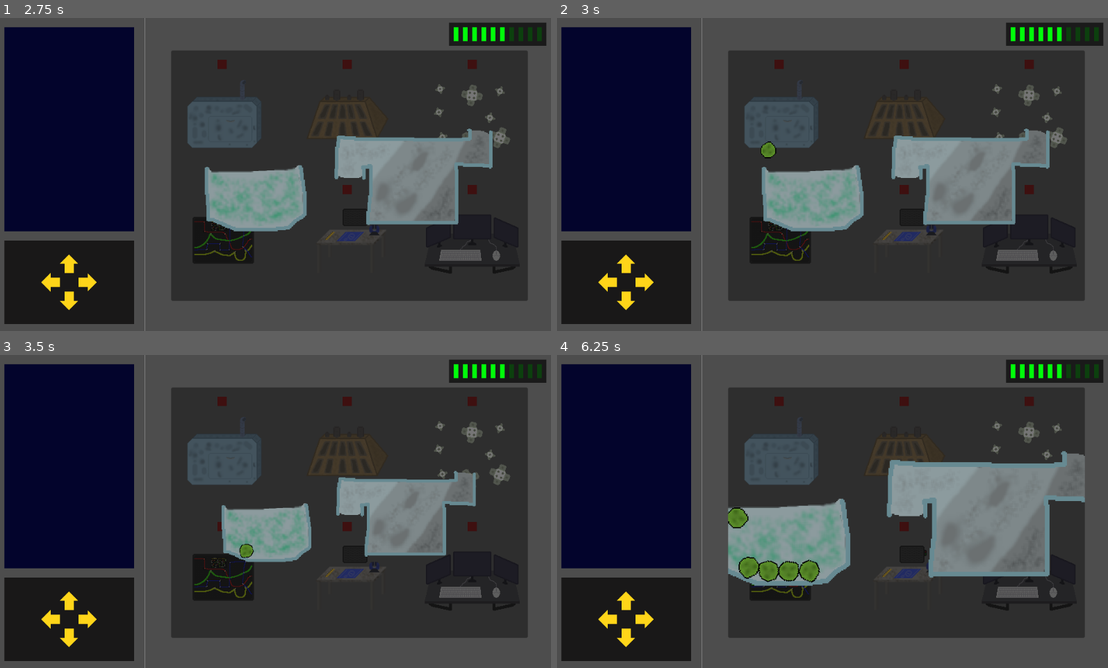
Above: before the commit, frames 1-4 (two rows, left to right).
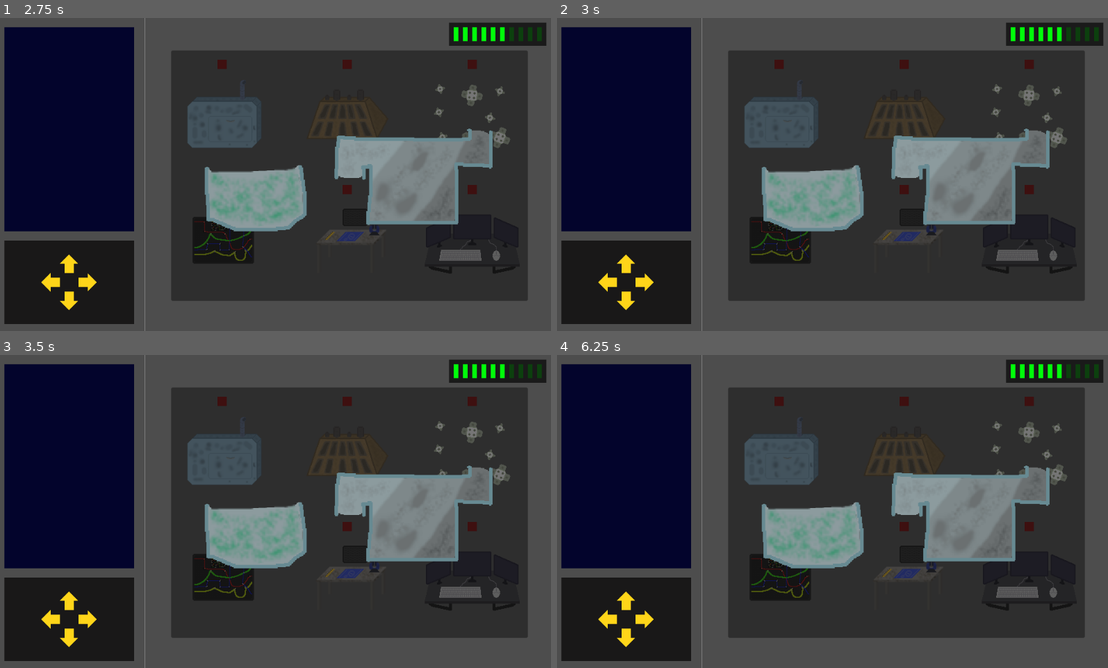
Above: after the commit, the same moments.

Repository: kedalovo/-SG-Spaceship-Management
Game: Godot game, scene res://Game Scene/Game.tscn
Same seed, same stepped clock (60 frames per second), same inputs: the game is played once before the commit and once after it.
Inputs (mouse positions are in pixels of both pictures, inside the frame that each line leads up to):
- Up to frame 1 (2.75 s): click (220, 115) at 0.52 s; click (220, 115) at 1.27 s; click (220, 115) at 2.02 s
- Up to frame 2 (3 s): tap Enter at 2.75 s; move the mouse to (953, 158) at 2.77 s; hold ` (test) from 2.78 s (still down); click (953, 158) at 2.92 s
- Up to frame 3 (3.5 s): keep holding ` (test); tap Space (test1) at 3.05 s
- Up to frame 4 (6.25 s): move the mouse to (804, 552) at 3.52 s; release ` (test) at 3.53 s; tap Space (test1) at 3.6, 4.55, 5.1, 6.05 s; click (804, 552) at 3.67 s; tap ` (test) at 3.8, 5.3 s; move the mouse to (766, 517) at 4.27 s; hold ` (test) 4.28-5.03 s; click (766, 517) at 4.42 s; move the mouse to (777, 561) at 5.02 s; click (777, 561) at 5.17 s; move the mouse to (815, 514) at 5.77 s; hold ` (test) from 5.78 s (still down); click (815, 514) at 5.92 s

Frame 1 is identical in both runs. In frame 2, 0.1% of the frame differs, in the area x 36-40%, y 39-45%; in frame 3, 4.0%; in frame 4, 9.2%, in the area x 31-96%, y 30-74%.

Commit message:
Managed to fix all problems with the viewports. Animation now works properly, interaction with systems is working as intended initially.

Diff:
--- a/Game Scene/Game.tscn
+++ b/Game Scene/Game.tscn
@@ -336,12 +336,12 @@
 offset_bottom = 488.0
 
 [node name="SubViewportContainer" type="SubViewportContainer" parent="."]
+visible = false
 offset_left = 304.0
 offset_top = 56.0
 offset_right = 920.0
 offset_bottom = 488.0
 focus_mode = 0
-mouse_filter = 2
 
 [node name="SubViewport" type="SubViewport" parent="SubViewportContainer"]
 transparent_bg = true
@@ -351,7 +351,7 @@
 physics_object_picking_sort = true
 physics_object_picking_first_only = true
 size = Vector2i(616, 432)
-render_target_update_mode = 4
+render_target_update_mode = 0
 
 [node name="Life Support System" parent="SubViewportContainer/SubViewport" instance=ExtResource("15_8do5x")]
 visible = false
@@ -401,3 +401,9 @@
 [connection signal="mouse_exited" from="Systems Sprites/ComputerSprite/Button" to="Systems Sprites/ComputerSprite" method="_on_button_mouse_exited"]
 [connection signal="pressed" from="Systems Sprites/ComputerSprite/Button" to="Systems Sprites/ComputerSprite" method="_on_button_pressed"]
 [connection signal="gui_input" from="System Container" to="." method="_on_system_container_gui_input"]
+[connection signal="finished_animation" from="SubViewportContainer/SubViewport/Life Support System" to="." method="_on_system_animation_finished"]
+[connection signal="finished_animation" from="SubViewportContainer/SubViewport/Engines System" to="." method="_on_system_animation_finished"]
+[connection signal="finished_animation" from="SubViewportContainer/SubViewport/Hull System" to="." method="_on_system_animation_finished"]
+[connection signal="finished_animation" from="SubViewportContainer/SubViewport/Electrical System" to="." method="_on_system_animation_finished"]
+[connection signal="finished_animation" from="SubViewportContainer/SubViewport/External System" to="." method="_on_system_animation_finished"]
+[connection signal="finished_animation" from="SubViewportContainer/SubViewport/Computer System" to="." method="_on_system_animation_finished"]
--- a/Game Scene/game.gd
+++ b/Game Scene/game.gd
@@ -2,13 +2,14 @@
 
 
 @onready var life_support_system: system = $"SubViewportContainer/SubViewport/Life Support System"
-@onready var engines_system: engines = $"SubViewportContainer/SubViewport/Engines System"
+@onready var engines_system: system = $"SubViewportContainer/SubViewport/Engines System"
 @onready var hull_system: system = $"SubViewportContainer/SubViewport/Hull System"
 @onready var electrical_system: system = $"SubViewportContainer/SubViewport/Electrical System"
 @onready var external_system: system = $"SubViewportContainer/SubViewport/External System"
 @onready var computer_system: system = $"SubViewportContainer/SubViewport/Computer System"
 
 @onready var system_container: Control = $"System Container"
+@onready var sub_viewport_container: SubViewportContainer = $SubViewportContainer
 
 @onready var systems: Array[system] = [
 	life_support_system, engines_system, hull_system,
@@ -20,11 +21,11 @@
 
 
 func _input(event: InputEvent) -> void:
-	if event.is_action_pressed("esc"):
+	if event.is_action_pressed(&"esc"):
 		get_tree().quit()
-	if event.is_action_pressed("test1"):
-		external_system._damage(2, game_manager.damage_types.PHYSICAL)
-	if event.is_action_pressed("test"):
+	if event.is_action_pressed(&"test1"):
+		pass
+	if event.is_action_pressed(&"test"):
 		pass
 
 
@@ -34,11 +35,17 @@
 		current_system_idx = system_index
 		GameManager.is_in_system = true
 		system_container.show()
+		sub_viewport_container.show()
 
 
 func _on_system_container_gui_input(event: InputEvent) -> void:
 	if event is InputEventMouseButton and event.is_pressed() and Input.is_mouse_button_pressed(MOUSE_BUTTON_LEFT) and GameManager.is_in_system:
 		systems[current_system_idx].close()
-		system_container.hide()
 		GameManager.is_in_system = false
 		current_system_idx = -1
+
+
+func _on_system_animation_finished(is_open: bool) -> void:
+	if !is_open:
+		system_container.hide()
+		sub_viewport_container.hide()
--- a/Systems/Computer/computer_system.tscn
+++ b/Systems/Computer/computer_system.tscn
@@ -1,15 +1,85 @@
-[gd_scene load_steps=4 format=3 uid="uid://cn0fv0fedt2ig"]
+[gd_scene load_steps=7 format=3 uid="uid://cn0fv0fedt2ig"]
 
 [ext_resource type="Script" path="res://Systems/Computer/computer_system.gd" id="1_3i7g7"]
 [ext_resource type="Texture2D" uid="uid://c2wnmae3lkpre" path="res://Systems/Computer/Assets/Computer outside.png" id="2_4nu0v"]
 [ext_resource type="Theme" uid="uid://deues2s64t2hh" path="res://Systems/Computer/Assets/Theme/computer_theme.tres" id="3_wrsqg"]
 
+[sub_resource type="Animation" id="Animation_462qr"]
+resource_name = "open"
+length = 0.3
+tracks/0/type = "bezier"
+tracks/0/imported = false
+tracks/0/enabled = true
+tracks/0/path = NodePath("Camera2D:zoom:x")
+tracks/0/interp = 1
+tracks/0/loop_wrap = true
+tracks/0/keys = {
+"handle_modes": PackedInt32Array(0, 0),
+"points": PackedFloat32Array(2, -0.15, 0, 0.15, 0, 2.5, -0.15, 0, 0.15, 0),
+"times": PackedFloat32Array(0, 0.3)
+}
+tracks/1/type = "bezier"
+tracks/1/imported = false
+tracks/1/enabled = true
+tracks/1/path = NodePath("Camera2D:zoom:y")
+tracks/1/interp = 1
+tracks/1/loop_wrap = true
+tracks/1/keys = {
+"handle_modes": PackedInt32Array(0, 0),
+"points": PackedFloat32Array(2, -0.15, 0, 0.15, 0, 2.5, -0.15, 0, 0.15, 0),
+"times": PackedFloat32Array(0, 0.3)
+}
+tracks/2/type = "method"
+tracks/2/imported = false
+tracks/2/enabled = true
+tracks/2/path = NodePath("Camera2D")
+tracks/2/interp = 1
+tracks/2/loop_wrap = true
+tracks/2/keys = {
+"times": PackedFloat32Array(0),
+"transitions": PackedFloat32Array(1),
+"values": [{
+"args": [],
+"method": &"make_current"
+}]
+}
+
+[sub_resource type="Animation" id="Animation_ygv70"]
+length = 0.001
+tracks/0/type = "bezier"
+tracks/0/imported = false
+tracks/0/enabled = true
+tracks/0/path = NodePath("Camera2D:zoom:x")
+tracks/0/interp = 1
+tracks/0/loop_wrap = true
+tracks/0/keys = {
+"handle_modes": PackedInt32Array(0),
+"points": PackedFloat32Array(1.5, -0.15, 0, 0.15, 0),
+"times": PackedFloat32Array(0)
+}
+tracks/1/type = "bezier"
+tracks/1/imported = false
+tracks/1/enabled = true
+tracks/1/path = NodePath("Camera2D:zoom:y")
+tracks/1/interp = 1
+tracks/1/loop_wrap = true
+tracks/1/keys = {
+"handle_modes": PackedInt32Array(0),
+"points": PackedFloat32Array(1.5, -0.15, 0, 0.15, 0),
+"times": PackedFloat32Array(0)
+}
+
+[sub_resource type="AnimationLibrary" id="AnimationLibrary_8uvjj"]
+_data = {
+"RESET": SubResource("Animation_ygv70"),
+"open": SubResource("Animation_462qr")
+}
+
 [node name="Computer System" type="Node2D"]
 script = ExtResource("1_3i7g7")
 
 [node name="Camera2D" type="Camera2D" parent="."]
-enabled = false
-zoom = Vector2(1.75, 1.75)
+zoom = Vector2(1.5, 1.5)
 
 [node name="Sprite" type="Sprite2D" parent="."]
 texture = ExtResource("2_4nu0v")
@@ -103,3 +173,8 @@
 visible = false
 custom_minimum_size = Vector2(74, 12)
 layout_mode = 2
+
+[node name="Animator" type="AnimationPlayer" parent="."]
+libraries = {
+"": SubResource("AnimationLibrary_8uvjj")
+}
--- a/Systems/Electrical/electrical_system.tscn
+++ b/Systems/Electrical/electrical_system.tscn
@@ -1,14 +1,84 @@
-[gd_scene load_steps=3 format=3 uid="uid://ccemslh3u213h"]
+[gd_scene load_steps=6 format=3 uid="uid://ccemslh3u213h"]
 
 [ext_resource type="Texture2D" uid="uid://cckr30qae6unt" path="res://Systems/Electrical/Assets/Electrical Outside.png" id="1_cdce4"]
 [ext_resource type="Script" path="res://Systems/Electrical/electrical_system.gd" id="1_qh678"]
+
+[sub_resource type="Animation" id="Animation_osxux"]
+resource_name = "open"
+length = 0.3
+tracks/0/type = "bezier"
+tracks/0/imported = false
+tracks/0/enabled = true
+tracks/0/path = NodePath("Camera2D:zoom:x")
+tracks/0/interp = 1
+tracks/0/loop_wrap = true
+tracks/0/keys = {
+"handle_modes": PackedInt32Array(0, 0),
+"points": PackedFloat32Array(2, -0.15, 0, 0.15, 0, 2.5, -0.15, 0, 0.15, 0),
+"times": PackedFloat32Array(0, 0.3)
+}
+tracks/1/type = "bezier"
+tracks/1/imported = false
+tracks/1/enabled = true
+tracks/1/path = NodePath("Camera2D:zoom:y")
+tracks/1/interp = 1
+tracks/1/loop_wrap = true
+tracks/1/keys = {
+"handle_modes": PackedInt32Array(0, 0),
+"points": PackedFloat32Array(2, -0.15, 0, 0.15, 0, 2.5, -0.15, 0, 0.15, 0),
+"times": PackedFloat32Array(0, 0.3)
+}
+tracks/2/type = "method"
+tracks/2/imported = false
+tracks/2/enabled = true
+tracks/2/path = NodePath("Camera2D")
+tracks/2/interp = 1
+tracks/2/loop_wrap = true
+tracks/2/keys = {
+"times": PackedFloat32Array(0),
+"transitions": PackedFloat32Array(1),
+"values": [{
+"args": [],
+"method": &"make_current"
+}]
+}
+
+[sub_resource type="Animation" id="Animation_e8oh7"]
+length = 0.001
+tracks/0/type = "bezier"
+tracks/0/imported = false
+tracks/0/enabled = true
+tracks/0/path = NodePath("Camera2D:zoom:x")
+tracks/0/interp = 1
+tracks/0/loop_wrap = true
+tracks/0/keys = {
+"handle_modes": PackedInt32Array(0),
+"points": PackedFloat32Array(1.75, -0.15, 0, 0.15, 0),
+"times": PackedFloat32Array(0)
+}
+tracks/1/type = "bezier"
+tracks/1/imported = false
+tracks/1/enabled = true
+tracks/1/path = NodePath("Camera2D:zoom:y")
+tracks/1/interp = 1
+tracks/1/loop_wrap = true
+tracks/1/keys = {
+"handle_modes": PackedInt32Array(0),
+"points": PackedFloat32Array(1.75, -0.15, 0, 0.15, 0),
+"times": PackedFloat32Array(0)
+}
+
+[sub_resource type="AnimationLibrary" id="AnimationLibrary_1npbf"]
+_data = {
+"RESET": SubResource("Animation_e8oh7"),
+"open": SubResource("Animation_osxux")
+}
 
 [node name="Electrical System" type="Node2D"]
 script = ExtResource("1_qh678")
 
 [node name="Camera2D" type="Camera2D" parent="."]
-enabled = false
-zoom = Vector2(2.5, 2.5)
+zoom = Vector2(1.75, 1.75)
 
 [node name="Sprite" type="Sprite2D" parent="."]
 texture = ExtResource("1_cdce4")
@@ -50,3 +120,8 @@
 position = Vector2(0, 32)
 
 [node name="Wires" type="Node2D" parent="."]
+
+[node name="Animator" type="AnimationPlayer" parent="."]
+libraries = {
+"": SubResource("AnimationLibrary_1npbf")
+}
--- a/Systems/Engines/engines_system.gd
+++ b/Systems/Engines/engines_system.gd
@@ -1,7 +1,4 @@
 extends system
-
-
-class_name engines
 
 
 const CELL_SCENE = preload("res://Systems/Engines/Cell/cell.tscn")
@@ -22,6 +19,7 @@
 
 
 func _ready() -> void:
+	super._ready()
 	setup_slots()
 	setup_cells()
 	fuel_timer.start()
@@ -56,7 +54,7 @@
 
 
 func reset_cells() -> void:
-	print_debug("Fuel cells: ", cells_fuel.size())
+	#print_debug("Fuel cells: ", cells_fuel.size())
 	for cell_idx in cells_fuel.size():
 		var cell: Cell = cells_fuel[cell_idx]
 		if cell.is_depleted or cell.is_depleting or cell.is_destroyed:
--- a/Systems/Engines/engines_system.tscn
+++ b/Systems/Engines/engines_system.tscn
@@ -1,15 +1,85 @@
-[gd_scene load_steps=4 format=3 uid="uid://ncafby3f1swm"]
+[gd_scene load_steps=7 format=3 uid="uid://ncafby3f1swm"]
 
 [ext_resource type="Script" path="res://Systems/Engines/engines_system.gd" id="1_c6exo"]
 [ext_resource type="Texture2D" uid="uid://b42266pnmnnde" path="res://Systems/Engines/Assets/Engines Outside.png" id="2_kh3pv"]
 [ext_resource type="Script" path="res://Systems/Engines/Slot/slot.gd" id="3_q8nis"]
 
+[sub_resource type="Animation" id="Animation_d823o"]
+resource_name = "open"
+length = 0.3
+tracks/0/type = "bezier"
+tracks/0/imported = false
+tracks/0/enabled = true
+tracks/0/path = NodePath("Camera2D:zoom:x")
+tracks/0/interp = 1
+tracks/0/loop_wrap = true
+tracks/0/keys = {
+"handle_modes": PackedInt32Array(0, 0),
+"points": PackedFloat32Array(1.75, -0.15, 0, 0.15, 0, 2, -0.15, 0, 0.15, 0),
+"times": PackedFloat32Array(0, 0.3)
+}
+tracks/1/type = "bezier"
+tracks/1/imported = false
+tracks/1/enabled = true
+tracks/1/path = NodePath("Camera2D:zoom:y")
+tracks/1/interp = 1
+tracks/1/loop_wrap = true
+tracks/1/keys = {
+"handle_modes": PackedInt32Array(0, 0),
+"points": PackedFloat32Array(1.75, -0.15, 0, 0.15, 0, 2, -0.15, 0, 0.15, 0),
+"times": PackedFloat32Array(0, 0.3)
+}
+tracks/2/type = "method"
+tracks/2/imported = false
+tracks/2/enabled = true
+tracks/2/path = NodePath("Camera2D")
+tracks/2/interp = 1
+tracks/2/loop_wrap = true
+tracks/2/keys = {
+"times": PackedFloat32Array(0),
+"transitions": PackedFloat32Array(1),
+"values": [{
+"args": [],
+"method": &"make_current"
+}]
+}
+
+[sub_resource type="Animation" id="Animation_yhscp"]
+length = 0.001
+tracks/0/type = "bezier"
+tracks/0/imported = false
+tracks/0/enabled = true
+tracks/0/path = NodePath("Camera2D:zoom:x")
+tracks/0/interp = 1
+tracks/0/loop_wrap = true
+tracks/0/keys = {
+"handle_modes": PackedInt32Array(0),
+"points": PackedFloat32Array(1.5, -0.15, 0, 0.15, 0),
+"times": PackedFloat32Array(0)
+}
+tracks/1/type = "bezier"
+tracks/1/imported = false
+tracks/1/enabled = true
+tracks/1/path = NodePath("Camera2D:zoom:y")
+tracks/1/interp = 1
+tracks/1/loop_wrap = true
+tracks/1/keys = {
+"handle_modes": PackedInt32Array(0),
+"points": PackedFloat32Array(1.5, -0.15, 0, 0.15, 0),
+"times": PackedFloat32Array(0)
+}
+
+[sub_resource type="AnimationLibrary" id="AnimationLibrary_5ei3s"]
+_data = {
+"RESET": SubResource("Animation_yhscp"),
+"open": SubResource("Animation_d823o")
+}
+
 [node name="Engines System" type="Node2D"]
 script = ExtResource("1_c6exo")
 
 [node name="Camera2D" type="Camera2D" parent="."]
-enabled = false
-zoom = Vector2(1.75, 1.75)
+zoom = Vector2(1.5, 1.5)
 
 [node name="Sprite" type="Sprite2D" parent="."]
 texture = ExtResource("2_kh3pv")
@@ -142,6 +212,11 @@
 wait_time = 0.2
 
 [node name="Cells" type="Node2D" parent="."]
+
+[node name="Animator" type="AnimationPlayer" parent="."]
+libraries = {
+"": SubResource("AnimationLibrary_5ei3s")
+}
 
 [connection signal="body_entered" from="Cell Slots/Slot 1" to="Cell Slots/Slot 1" method="_on_body_entered"]
 [connection signal="body_exited" from="Cell Slots/Slot 1" to="Cell Slots/Slot 1" method="_on_body_exited"]
--- a/Systems/External/external_system.gd
+++ b/Systems/External/external_system.gd
@@ -20,6 +20,7 @@
 
 
 func _ready() -> void:
+	super._ready()
 	setup_blueprints()
 	for i in game_manager.module_types.values():
 		add_module(i)
--- a/Systems/External/external_system.tscn
+++ b/Systems/External/external_system.tscn
@@ -1,13 +1,57 @@
-[gd_scene load_steps=3 format=3 uid="uid://c22b6p4rrgv5p"]
+[gd_scene load_steps=5 format=3 uid="uid://c22b6p4rrgv5p"]
 
 [ext_resource type="Texture2D" uid="uid://t6km4te1uuup" path="res://Systems/External/Assets/External Outside.png" id="1_5k4kb"]
 [ext_resource type="Script" path="res://Systems/External/external_system.gd" id="1_n8fqa"]
+
+[sub_resource type="Animation" id="Animation_tpfct"]
+resource_name = "open"
+length = 0.3
+tracks/0/type = "bezier"
+tracks/0/imported = false
+tracks/0/enabled = true
+tracks/0/path = NodePath("Camera2D:zoom:x")
+tracks/0/interp = 1
+tracks/0/loop_wrap = true
+tracks/0/keys = {
+"handle_modes": PackedInt32Array(0, 0),
+"points": PackedFloat32Array(2, 0, 0, 0.15, 0, 2.5, -0.1, 0, 0, 0),
+"times": PackedFloat32Array(0, 0.3)
+}
+tracks/1/type = "bezier"
+tracks/1/imported = false
+tracks/1/enabled = true
+tracks/1/path = NodePath("Camera2D:zoom:y")
+tracks/1/interp = 1
+tracks/1/loop_wrap = true
+tracks/1/keys = {
+"handle_modes": PackedInt32Array(0, 0),
+"points": PackedFloat32Array(2, 0, 0, 0.15, 0, 2.5, -0.1, 0, 0, 0),
+"times": PackedFloat32Array(0, 0.3)
+}
+tracks/2/type = "method"
+tracks/2/imported = false
+tracks/2/enabled = true
+tracks/2/path = NodePath("Camera2D")
+tracks/2/interp = 1
+tracks/2/loop_wrap = true
+tracks/2/keys = {
+"times": PackedFloat32Array(0),
+"transitions": PackedFloat32Array(1),
+"values": [{
+"args": [],
+"method": &"make_current"
+}]
+}
+
+[sub_resource type="AnimationLibrary" id="AnimationLibrary_vj4gp"]
+_data = {
+"open": SubResource("Animation_tpfct")
+}
 
 [node name="External System" type="Node2D"]
 script = ExtResource("1_n8fqa")
 
 [node name="Camera2D" type="Camera2D" parent="."]
-enabled = false
 zoom = Vector2(2.5, 2.5)
 
 [node name="Sprite" type="Sprite2D" parent="."]
@@ -58,3 +102,8 @@
 visible = false
 layout_mode = 2
 size_flags_vertical = 4
+
+[node name="Animator" type="AnimationPlayer" parent="."]
+libraries = {
+"": SubResource("AnimationLibrary_vj4gp")
+}
--- a/Systems/Hull/hull_system.gd
+++ b/Systems/Hull/hull_system.gd
@@ -15,6 +15,7 @@
 
 
 func _ready() -> void:
+	super._ready()
 	for i in patch_number:
 		add_patch()
 
--- a/Systems/Hull/hull_system.tscn
+++ b/Systems/Hull/hull_system.tscn
@@ -1,13 +1,84 @@
-[gd_scene load_steps=3 format=3 uid="uid://bwc0fqgxuabpd"]
+[gd_scene load_steps=6 format=3 uid="uid://bwc0fqgxuabpd"]
 
 [ext_resource type="Script" path="res://Systems/Hull/hull_system.gd" id="1_4hw2b"]
 [ext_resource type="Texture2D" uid="uid://d2o32lctmikrv" path="res://Systems/Hull/Assets/Hull Outside.png" id="1_e17vu"]
 
+[sub_resource type="Animation" id="Animation_d6ssa"]
+resource_name = "open"
+length = 0.3
+tracks/0/type = "bezier"
+tracks/0/imported = false
+tracks/0/enabled = true
+tracks/0/path = NodePath("Camera2D:zoom:x")
+tracks/0/interp = 1
+tracks/0/loop_wrap = true
+tracks/0/keys = {
+"handle_modes": PackedInt32Array(0, 0),
+"points": PackedFloat32Array(0.8, -0.15, 0, 0.15, 0, 1, -0.15, 0, 0.15, 0),
+"times": PackedFloat32Array(0, 0.3)
+}
+tracks/1/type = "bezier"
+tracks/1/imported = false
+tracks/1/enabled = true
+tracks/1/path = NodePath("Camera2D:zoom:y")
+tracks/1/interp = 1
+tracks/1/loop_wrap = true
+tracks/1/keys = {
+"handle_modes": PackedInt32Array(0, 0),
+"points": PackedFloat32Array(0.8, -0.15, 0, 0.15, 0, 1, -0.15, 0, 0.15, 0),
+"times": PackedFloat32Array(0, 0.3)
+}
+tracks/2/type = "method"
+tracks/2/imported = false
+tracks/2/enabled = true
+tracks/2/path = NodePath("Camera2D")
+tracks/2/interp = 1
+tracks/2/loop_wrap = true
+tracks/2/keys = {
+"times": PackedFloat32Array(0),
+"transitions": PackedFloat32Array(1),
+"values": [{
+"args": [],
+"method": &"make_current"
+}]
+}
+
+[sub_resource type="Animation" id="Animation_us65u"]
+length = 0.001
+tracks/0/type = "bezier"
+tracks/0/imported = false
+tracks/0/enabled = true
+tracks/0/path = NodePath("Camera2D:zoom:x")
+tracks/0/interp = 1
+tracks/0/loop_wrap = true
+tracks/0/keys = {
+"handle_modes": PackedInt32Array(0),
+"points": PackedFloat32Array(0.8, -0.15, 0, 0.15, 0),
+"times": PackedFloat32Array(0)
+}
+tracks/1/type = "bezier"
+tracks/1/imported = false
+tracks/1/enabled = true
+tracks/1/path = NodePath("Camera2D:zoom:y")
+tracks/1/interp = 1
+tracks/1/loop_wrap = true
+tracks/1/keys = {
+"handle_modes": PackedInt32Array(0),
+"points": PackedFloat32Array(0.8, -0.15, 0, 0.15, 0),
+"times": PackedFloat32Array(0)
+}
+
+[sub_resource type="AnimationLibrary" id="AnimationLibrary_npthr"]
+_data = {
+"RESET": SubResource("Animation_us65u"),
+"open": SubResource("Animation_d6ssa")
+}
+
 [node name="Hull System" type="Node2D"]
 script = ExtResource("1_4hw2b")
 
 [node name="Camera2D" type="Camera2D" parent="."]
-enabled = false
+zoom = Vector2(0.8, 0.8)
 
 [node name="Sprite" type="Sprite2D" parent="."]
 texture = ExtResource("1_e17vu")
@@ -126,3 +197,8 @@
 [node name="Holes" type="Node2D" parent="."]
 
 [node name="Patches" type="Node2D" parent="."]
+
+[node name="Animator" type="AnimationPlayer" parent="."]
+libraries = {
+"": SubResource("AnimationLibrary_npthr")
+}
--- a/Systems/Life Support/life_support_system.gd
+++ b/Systems/Life Support/life_support_system.gd
@@ -1,23 +1,15 @@
 extends system
 
+
 const ALGAE_SCENE = preload("res://Systems/Life Support/Algae/algae.tscn")
-@onready var algae_container: Node = $"Algae Container"
+@onready var algae_container: Node2D = $"Algae Container"
 @onready var cooker_area: Area2D = $"Cooker Area"
 @onready var damage_timer: Timer = $DamageTimer
 @onready var camera: Camera2D = $Camera2D
-@onready var animator: AnimationPlayer = $Animator
 
 var algae_in_cooker: Array[Algae] = []
 
 var constant_damage: int = 1
-
-
-func _input(event: InputEvent) -> void:
-	if event.is_action_pressed("test"):
-		add_fuel()
-	if event.is_action_pressed("test1"):
-		var zoom := randf_range(0.5, 2.0)
-		camera.zoom = Vector2(zoom, zoom)
 
 
 func get_health() -> int:
@@ -32,12 +24,6 @@
 	var new_algae = ALGAE_SCENE.instantiate()
 	new_algae.position = Vector2(randi_range(-152, -72), -36)
 	algae_container.add_child(new_algae)
-
-
-func open() -> void:
-	super.open()
-	camera.enabled = true
-	animator.play("open")
 
 
 func _damage(strength: int, type: game_manager.damage_types):
--- a/Systems/Life Support/life_support_system.tscn
+++ b/Systems/Life Support/life_support_system.tscn
@@ -21,7 +21,7 @@
 [sub_resource type="RectangleShape2D" id="RectangleShape2D_2s487"]
 size = Vector2(24, 32)
 
-[sub_resource type="Animation" id="Animation_ixe2j"]
+[sub_resource type="Animation" id="Animation_mtvvi"]
 resource_name = "open"
 length = 0.3
 tracks/0/type = "bezier"
@@ -46,8 +46,22 @@
 "points": PackedFloat32Array(1.2, 0, 0, 0.15, 0, 1.5, -0.1, 0, 0, 0),
 "times": PackedFloat32Array(0, 0.3)
 }
+tracks/2/type = "method"
+tracks/2/imported = false
+tracks/2/enabled = true
+tracks/2/path = NodePath("Camera2D")
+tracks/2/interp = 1
+tracks/2/loop_wrap = true
+tracks/2/keys = {
+"times": PackedFloat32Array(0),
+"transitions": PackedFloat32Array(1),
+"values": [{
+"args": [],
+"method": &"make_current"
+}]
+}
 
-[sub_resource type="Animation" id="Animation_unyc1"]
+[sub_resource type="Animation" id="Animation_8sdl2"]
 length = 0.001
 tracks/0/type = "bezier"
 tracks/0/imported = false
@@ -57,7 +71,7 @@
 tracks/0/loop_wrap = true
 tracks/0/keys = {
 "handle_modes": PackedInt32Array(0),
-"points": PackedFloat32Array(1.2, -0.15, 0, 0.15, 0),
+"points": PackedFloat32Array(1.2, -0.25, 0, 0.25, 0),
 "times": PackedFloat32Array(0)
 }
 tracks/1/type = "bezier"
@@ -68,21 +82,20 @@
 tracks/1/loop_wrap = true
 tracks/1/keys = {
 "handle_modes": PackedInt32Array(0),
-"points": PackedFloat32Array(1.2, -0.15, 0, 0.15, 0),
+"points": PackedFloat32Array(1.2, -0.25, 0, 0.25, 0),
 "times": PackedFloat32Array(0)
 }
 
-[sub_resource type="AnimationLibrary" id="AnimationLibrary_70l52"]
+[sub_resource type="AnimationLibrary" id="AnimationLibrary_cnbki"]
 _data = {
-"RESET": SubResource("Animation_unyc1"),
-"open": SubResource("Animation_ixe2j")
+"RESET": SubResource("Animation_8sdl2"),
+"open": SubResource("Animation_mtvvi")
 }
 
 [node name="Life Support System" type="Node2D"]
 script = ExtResource("1_gfff3")
 
 [node name="Camera2D" type="Camera2D" parent="."]
-enabled = false
 zoom = Vector2(1.2, 1.2)
 process_callback = 0
 
@@ -121,7 +134,7 @@
 position = Vector2(164, 0)
 shape = SubResource("WorldBoundaryShape2D_mynuh")
 
-[node name="Algae Container" type="Node" parent="."]
+[node name="Algae Container" type="Node2D" parent="."]
 
 [node name="Cooker Area" type="Area2D" parent="."]
 position = Vector2(72, 20)
--- a/Systems/system.gd
+++ b/Systems/system.gd
@@ -4,10 +4,21 @@
 class_name system
 
 
+signal finished_animation(is_open: bool)
+
+
+var animator: AnimationPlayer
+
 var upgrade_tiers: int
 var current_tier: int
 
 var is_damaged: bool
+var is_animation_backwards: bool
+
+
+func _ready() -> void:
+	animator = get_node("Animator")
+	animator.animation_finished.connect(_on_animation_finished)
 
 
 func upgrade(to_tier: int) -> void:
@@ -24,7 +35,18 @@
 
 func open() -> void:
 	show()
+	animator.play(&"open")
 
 
 func close() -> void:
-	hide()
+	is_animation_backwards = true
+	animator.play_backwards(&"open")
+
+
+func _on_animation_finished(anim_name: StringName) -> void:
+	if anim_name == &"open" and !is_animation_backwards:
+		finished_animation.emit(true)
+	if anim_name == &"open" and is_animation_backwards:
+		is_animation_backwards = false
+		hide()
+		finished_animation.emit(false)
Not shown: 1 places in Systems/Life Support/life_support_system.tscn that only renumber resources
